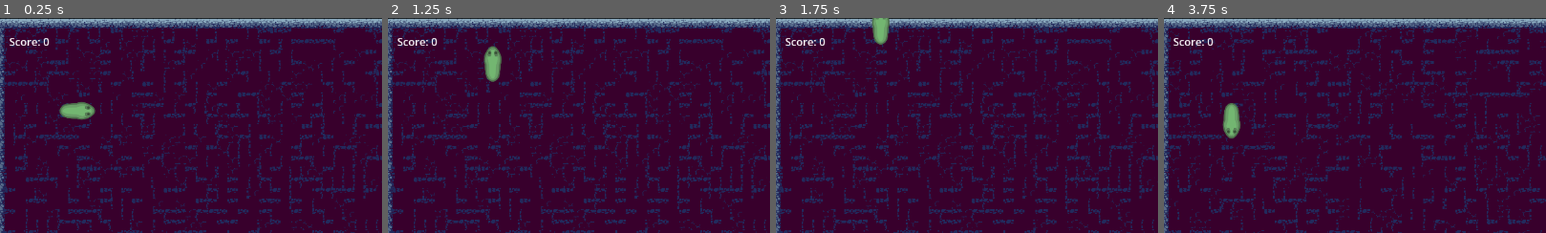
Above: before the commit, frames 1-4 (left to right).
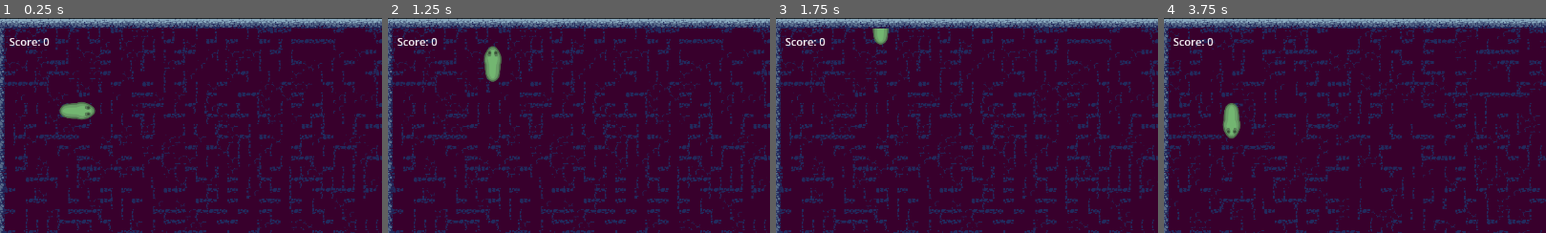
Above: after the commit, the same moments.

Repository: drinkalotz/godot-snake
Game: Godot game, scene res://scenes/world.tscn
The game is run twice, just before and just after one commit, with the same random seed, the same clock (stepped at 60 frames per second) and the same inputs.
Inputs:
- Up to frame 1 (0.25 s): no input
- Up to frame 2 (1.25 s): hold Up (up_ui) from 0.53 s (still down)
- Up to frame 3 (1.75 s): keep holding Up (up_ui)
- Up to frame 4 (3.75 s): tap Enter at 2, 3.5 s; release Up (up_ui) at 2.03 s; hold Left (left_ui) 2.03-3.53 s; tap Space at 2.75 s; hold Down (down_ui) from 3.53 s (still down)
The pictures show only the part of the screen within x 1-51%, y 0-50%; the shares and areas given below are measured in that part.

Frames 1-2 are identical in both runs. In frame 3, 0.2% of the frame differs, in the area x 25-30%, y 0-5%; in frame 4, nothing differs.

Commit message:
added z-index for border tiles

Diff:
--- a/scripts/world.gd
+++ b/scripts/world.gd
@@ -41,12 +41,22 @@
 	tile_map_layer.set_cell(Vector2i(width - 1, height - 1), source_id, bottom_right_corner_border)
 
 	for x in range(1, width - 1):
+		var new_tile = null
 		tile_map_layer.set_cell(Vector2i(x, 0), source_id, top_border_array[x % top_border_array.size()])
+		new_tile = tile_map_layer.get_cell_tile_data(Vector2i(x, 0))
+		new_tile.z_index = 20
 		tile_map_layer.set_cell(Vector2i(x, height - 1), source_id, bottom_border_array[x % bottom_border_array.size()])
+		new_tile = tile_map_layer.get_cell_tile_data(Vector2i(x, height - 1))
+		new_tile.z_index = 20
 
 	for y in range(1, height - 1):
+		var new_tile = null
 		tile_map_layer.set_cell(Vector2i(0, y), source_id, left_border_array[y % left_border_array.size()])
+		new_tile = tile_map_layer.get_cell_tile_data(Vector2i(0, y))
+		new_tile.z_index = 20
 		tile_map_layer.set_cell(Vector2i(width - 1, y), source_id, right_border_array[y % right_border_array.size()])
+		new_tile = tile_map_layer.get_cell_tile_data(Vector2i(width - 1, y))
+		new_tile.z_index = 20
 
 	for x in range(1, width - 1):
 		for y in range(1, height - 1):
